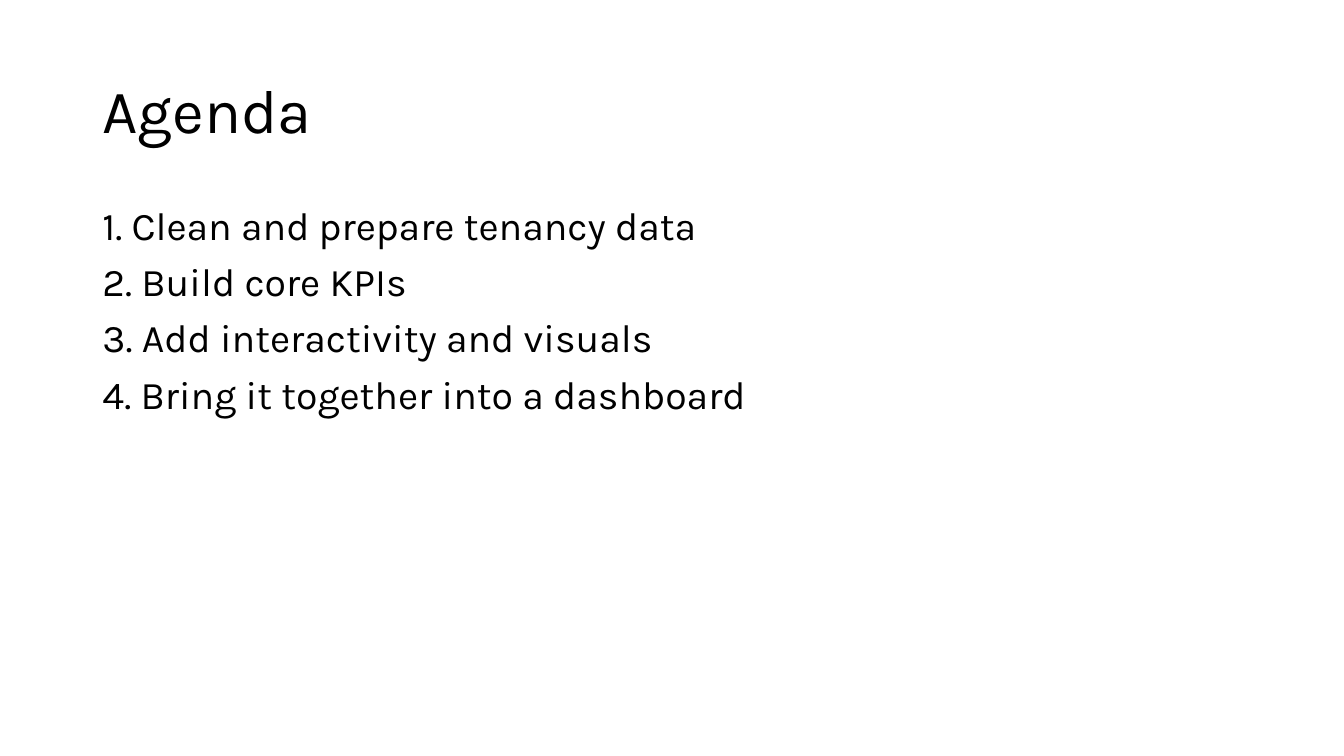
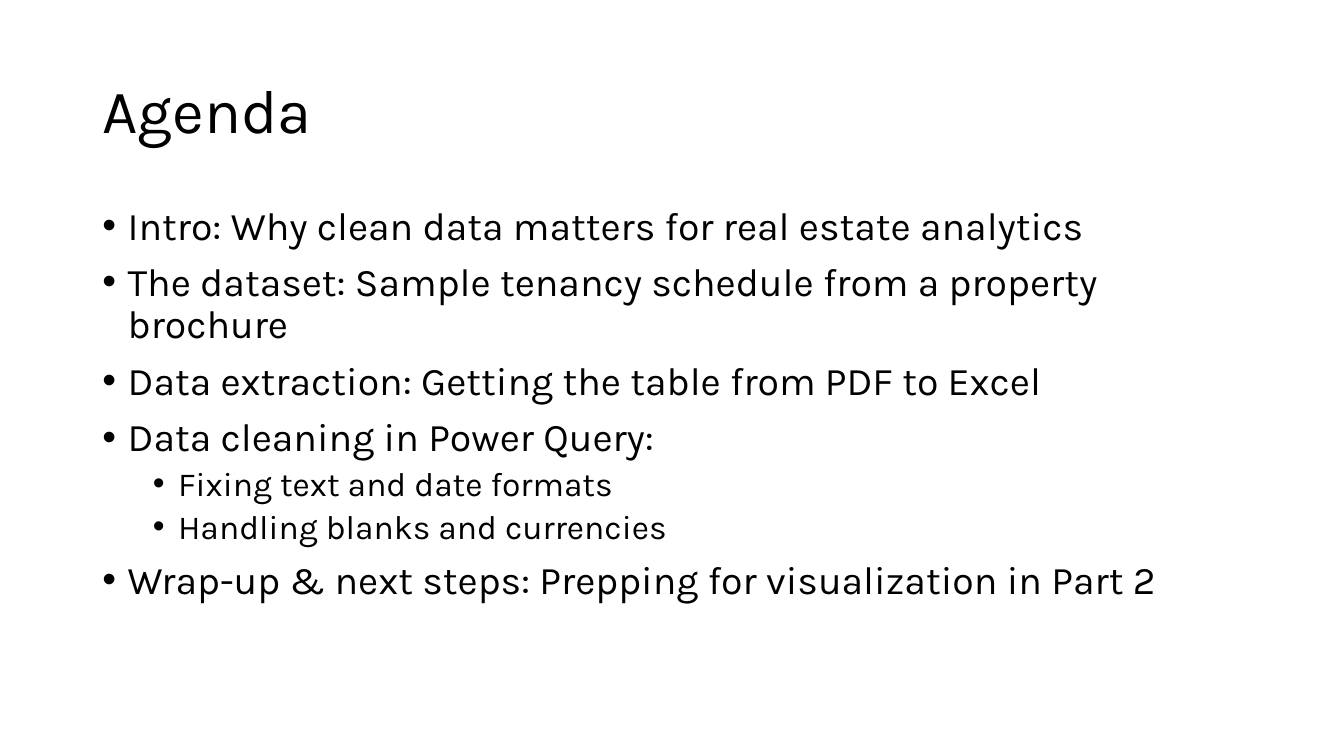
Before and after one commit to stringfestdata/bayfield-2026-webinar-1, a slide deck: slide 3 of bayfield-webinar-1-slides.pptx (slide 2 before the commit). Drawn at 1344x756 pixels with LibreOffice and Linux fonts; fonts in the diff are those of the drawing. Boxes give left, top, right and bottom in pixels: in the first picture for what was removed or moved away, otherwise in the second. Text is boxed around its words. In the diff, an @@ line names an element or a change of style, - is before the commit and + after.

```diff
--- a/bayfield-webinar-1-slides.pptx
+++ b/bayfield-webinar-1-slides.pptx
@@ text at (128,213,1156,604): text changed @@
-1. Clean and prepare tenancy data
-2. Build core KPIs
-3. Add interactivity and visuals
-4. Bring it together into a dashboard
+• Intro: Why clean data matters for real estate analytics
+• The dataset: Sample tenancy schedule from a property brochure
+• Data extraction: Getting the table from PDF to Excel
+• Data cleaning in Power Query:
+  • Fixing text and date formats
+  • Handling blanks and currencies
+• Wrap-up & next steps: Prepping for visualization in Part 2
```
Also in this commit, not shown: 3 other slides changed, 3 slides added, 6 slides removed, 2 other files.
